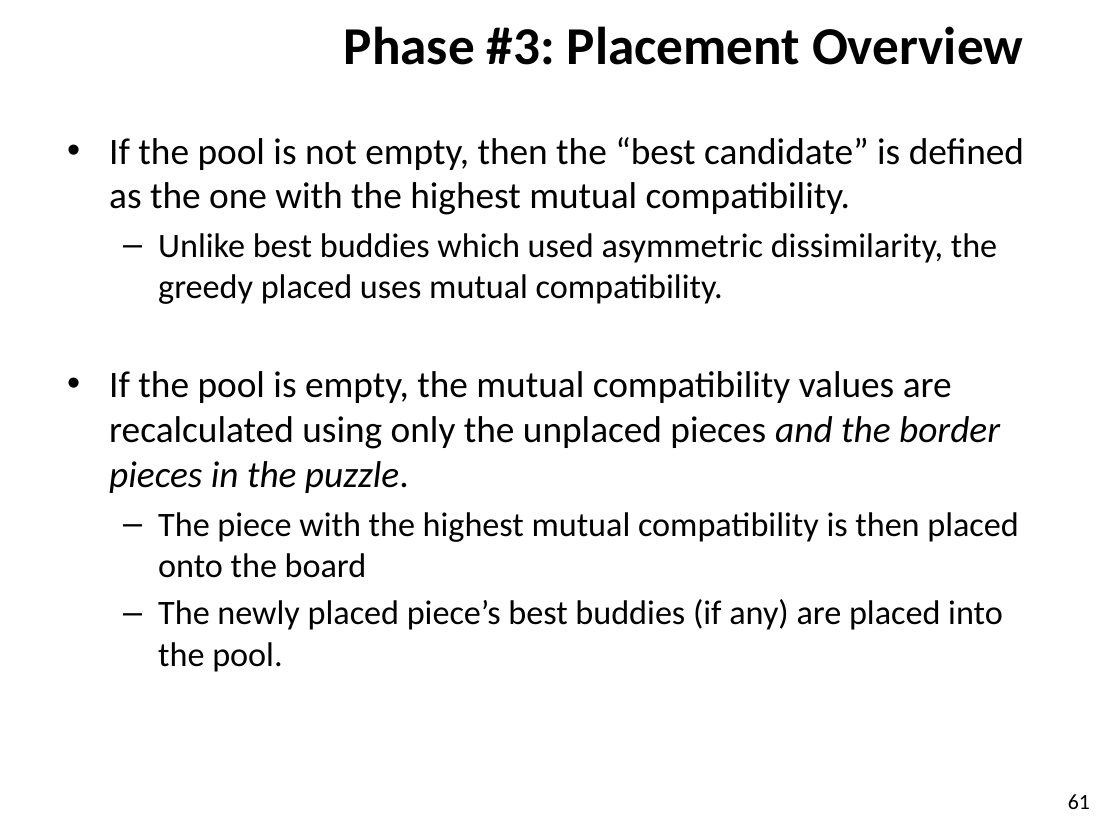
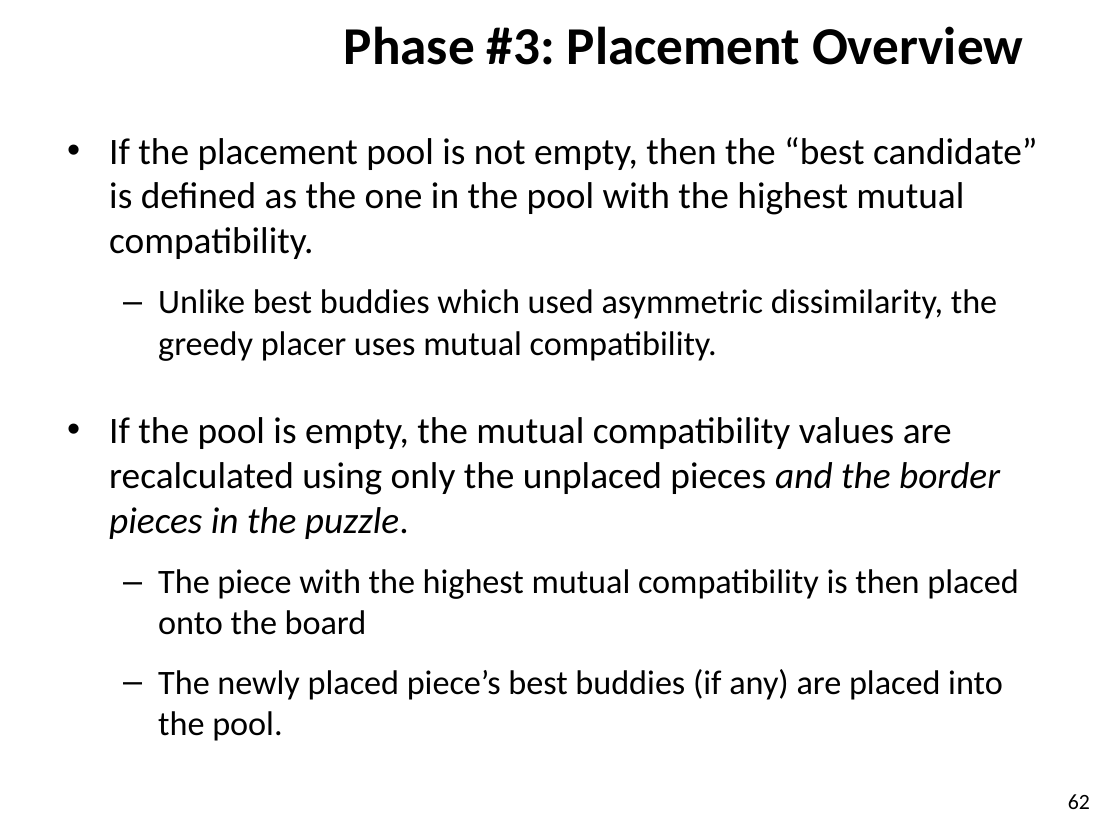
Before and after one commit to ZaydH/sjsu_thesis, a slide deck: slide 62 of Papers/Zayd_Hammoudeh_-_Square_Jigsaw_Puzzle_Problem_Literature_Review.pptx (slide 61 before the commit). Drawn at 1120x840 pixels with LibreOffice and Linux fonts; fonts in the diff are those of the drawing; background and template pictures are left out. Boxes give left, top, right and bottom in pixels: in the first picture for what was removed or moved away, otherwise in the second. Text is boxed around its words. In the diff, an @@ line names an element or a change of style, - is before the commit and + after.

```diff
--- a/Papers/Zayd_Hammoudeh_-_Square_Jigsaw_Puzzle_Problem_Literature_Review.pptx
+++ b/Papers/Zayd_Hammoudeh_-_Square_Jigsaw_Puzzle_Problem_Literature_Review.pptx
@@ text at bbox=[109, 137, 1038, 361]: text changed @@
-• If the pool is not empty, then the “best candidate” is defined as the one with the highest mutual compatibility.
-  – Unlike best buddies which used asymmetric dissimilarity, the greedy placed uses mutual compatibility.
+• If the placement pool is not empty, then the “best candidate” is defined as the one in the pool with the highest mutual compatibility.
+  – Unlike best buddies which used asymmetric dissimilarity, the greedy placer uses mutual compatibility.
@@ text at bbox=[109, 417, 1018, 741]: more space between paragraphs @@
@@ page number at bbox=[1068, 794, 1090, 809]: text changed @@
-61
+62
```
Also in this commit, not shown: 19 other slides changed, 2 slides added, 1 slide removed, 1 other file.
